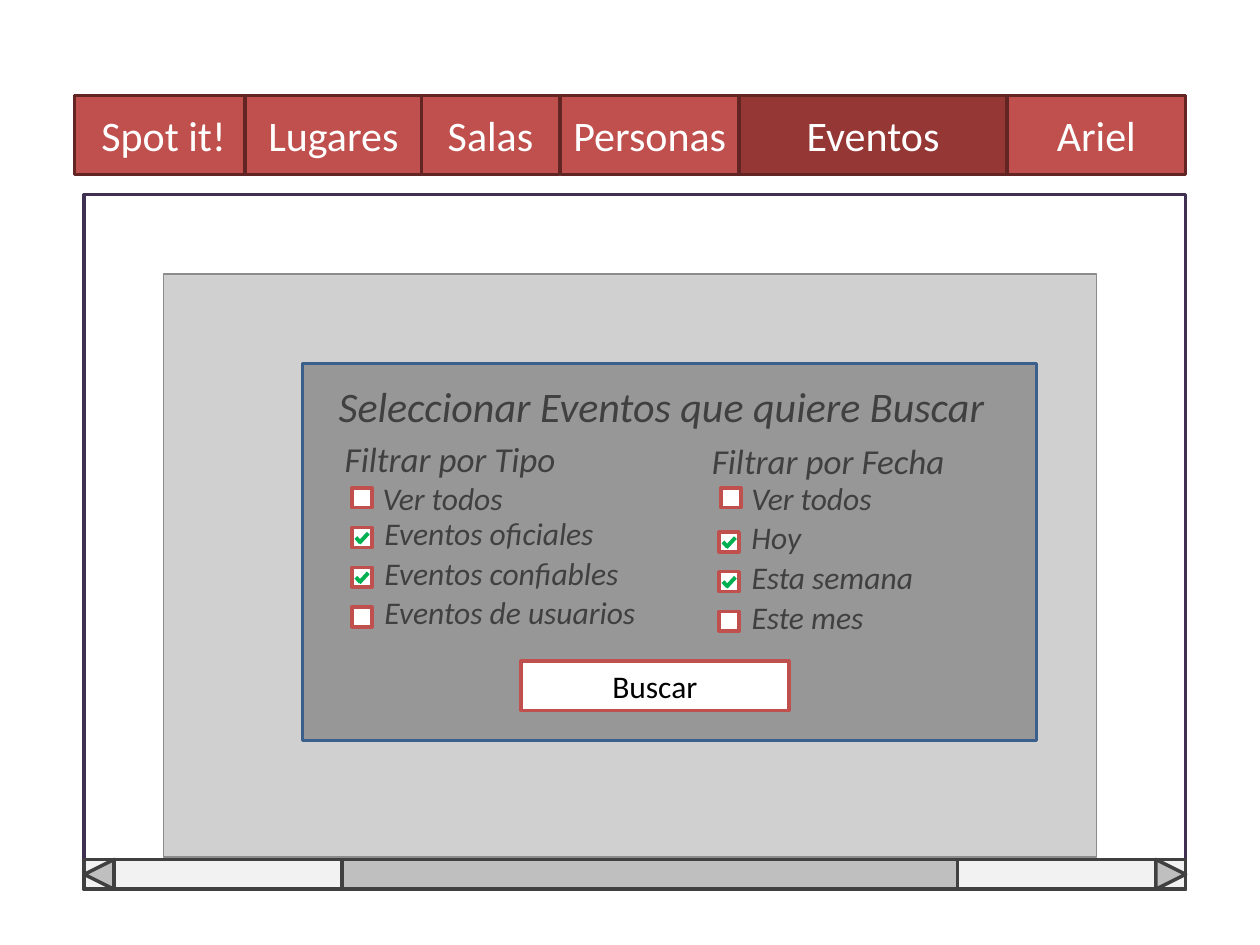
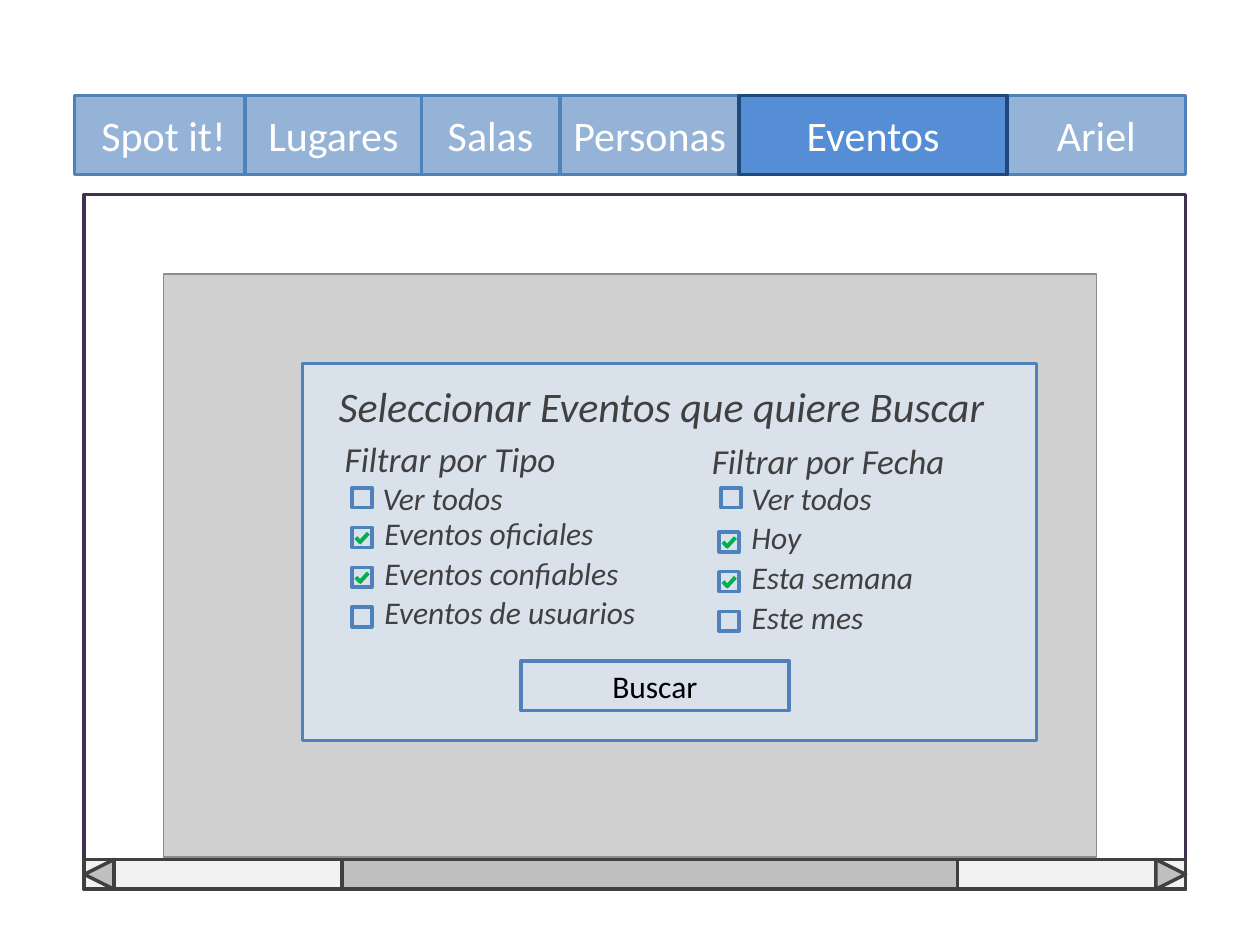
Before and after one commit to Ariel-Perez/Spot-It, a slide deck: slide 9 of Diseño/Spot it - Boceto de Interfaz.pptx. Drawn at 1260x945 pixels with LibreOffice and Linux fonts; fonts in the diff are those of the drawing; grey boxes stand for pictures. Boxes give left, top, right and bottom in pixels: in the first picture for what was removed or moved away, otherwise in the second. Text is boxed around its words. In the diff, an @@ line names an element or a change of style, - is before the commit and + after.

```diff
--- a/Diseño/Spot it - Boceto de Interfaz.pptx
+++ b/Diseño/Spot it - Boceto de Interfaz.pptx
@@ fill #C0504D to #95B3D7; outline #632523 2 pt to #4F81BD 2 pt in 5 elements at <box>74,96,253,175</box>, <box>246,96,422,175</box>, <box>1007,96,1186,175</box>, <box>561,96,740,175</box>, <box>422,96,559,175</box> @@
@@ rectangle "Eventos" at <box>740,96,1008,175</box>: fill #953735 to #558ED5; outline #632523 2 pt to #1F497D 2 pt @@
@@ rectangle at <box>302,363,1037,740</box>: fill #808080 at 70% opacity to #DCE6F2 at 80% opacity; outline #3A5F8C 2 pt to #4F81BD 2 pt @@
@@ fill #FFFFFF to none; outline #C0504D 2 pt to #4F81BD 2 pt in 9 elements at <box>520,662,789,711</box>, <box>353,567,373,587</box>, <box>353,488,373,508</box>, <box>353,528,373,548</box>, <box>353,607,373,627</box>, <box>721,488,741,508</box>, <box>719,532,740,552</box>, <box>719,572,740,592</box>, <box>719,611,740,631</box> @@
```
Also in this commit, not shown: 1 slide added.
